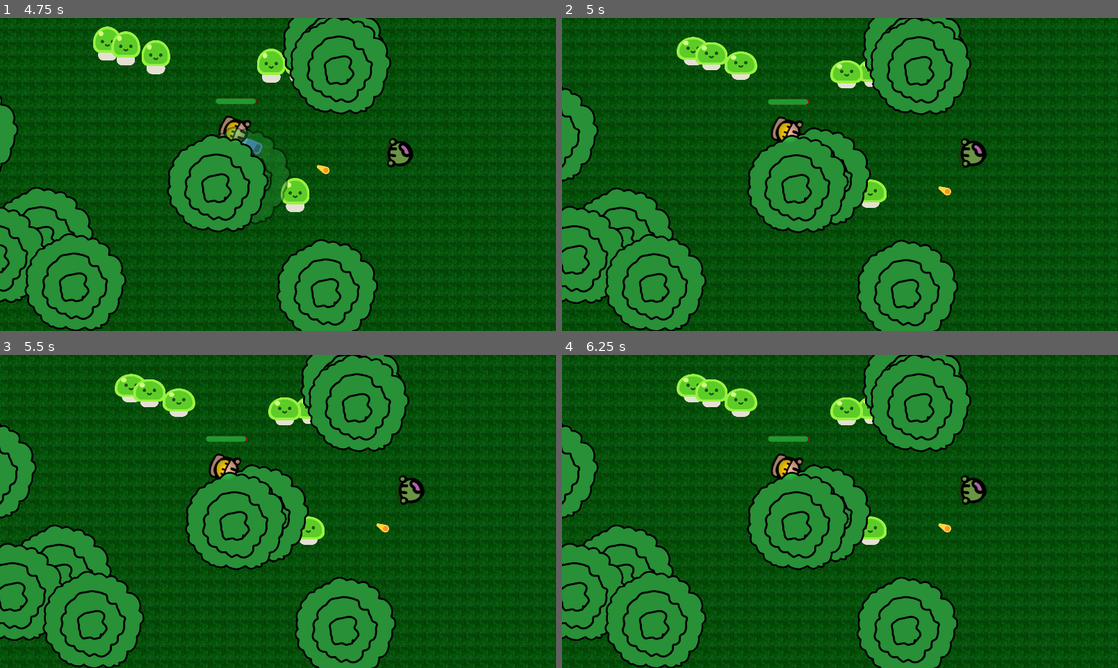
Above: before the commit, frames 1-4 (two rows, left to right).
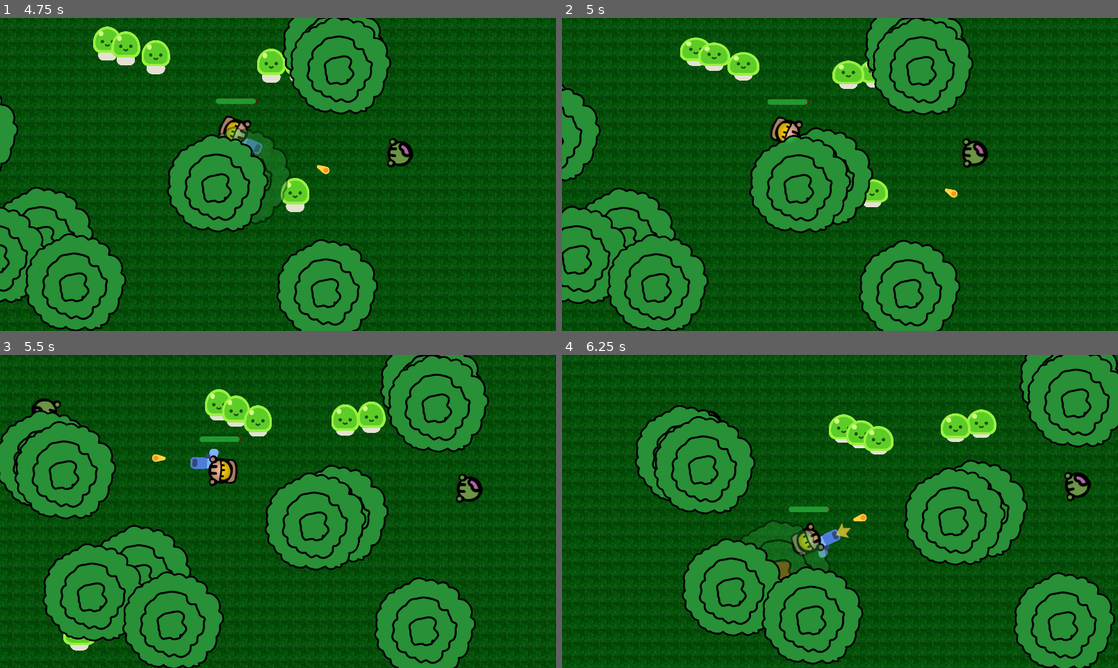
Above: after the commit, the same moments.

Repository: onegm/ZombieBasher
Game: Godot game, scene res://game.tscn
Two runs of this game, one before a commit and one after it. Both use one fixed random seed, a clock stepped at 60 frames per second and the inputs below.
Inputs (mouse positions are in pixels of both pictures, inside the frame that each line leads up to):
- Up to frame 1 (4.75 s): click (172, 174) at 0.5 s; move the mouse to (400, 158) at 1.27 s; hold D (move_right) 1.28-2.03 s; move the mouse to (166, 190) at 2.02 s; hold S (move_down) 2.03-2.78 s; move the mouse to (333, 105) at 2.77 s; hold D (move_right) 2.78-3.53 s; move the mouse to (250, 237) at 3.52 s; hold W (move_up) 3.53-4.28 s; move the mouse to (444, 221) at 4.27 s; hold A (move_left) from 4.28 s (still down)
- Up to frame 2 (5 s): keep holding A (move_left); tap Escape (pause) at 4.9 s
- Up to frame 3 (5.5 s): keep holding A (move_left); move the mouse to (111, 464) at 5.02 s
- Up to frame 4 (6.25 s): move the mouse to (867, 511) at 5.77 s; release A (move_left) at 5.78 s; hold S (move_down) from 5.78 s (still down)

Frame 1 is identical in both runs. In frame 2, 9.7% of the frame differs, in the area x 0-100%, y 0-100%; in frame 3, 46%; in frame 4, 59%.
Error before the commit: Attempt to call function 'set_visible' in base 'null instance' on a null instance. (res://game.gd:30)

Commit message:
pause menu snafu

Diff:
--- a/game.gd
+++ b/game.gd
@@ -24,7 +24,7 @@
 	get_tree().set_pause(false)
 	get_tree().change_scene_to_packed(home_scene)
 
-func _input(event):
+func _input(_event):
 	if Input.is_action_just_pressed("pause"):
 		get_tree().set_pause(true)
 		$PauseMenu.set_visible(true)
--- a/game.tscn
+++ b/game.tscn
@@ -7,6 +7,7 @@
 [ext_resource type="PackedScene" uid="uid://blqc7kyuoi1m5" path="res://util/enemy_spawner/enemy_spawner.tscn" id="4_drkt5"]
 [ext_resource type="PackedScene" uid="uid://brfd7g3ffffmi" path="res://levels/level1.tscn" id="6_6ak2d"]
 [ext_resource type="PackedScene" uid="uid://cl626nm5y26kd" path="res://ui/weapon_menu/weapon_selection.tscn" id="7_87gbj"]
+[ext_resource type="PackedScene" uid="uid://dlkc78xoq35qr" path="res://ui/pause_menu/pause_menu.tscn" id="8_26b47"]
 
 [sub_resource type="GDScript" id="GDScript_ujlla"]
 script/source = "extends Enemy
@@ -114,3 +115,6 @@
 
 [node name="WeaponSelection" parent="." node_paths=PackedStringArray("player") instance=ExtResource("7_87gbj")]
 player = NodePath("../Player")
+
+[node name="PauseMenu" parent="." instance=ExtResource("8_26b47")]
+visible = false
--- a/ui/pause_menu/pause_menu.gd
+++ b/ui/pause_menu/pause_menu.gd
@@ -1,18 +1,19 @@
-extends Control
-
-@onready
-var home_scene : PackedScene = preload("res://ui/start_menu/start_menu.tscn")
+extends CanvasLayer
 
 func _ready():
-	$ResumeButton.pressed.connect(on_resume_button_pressed)
-	$HomeButton.pressed.connect(on_home_button_pressed)
+	$Control/ResumeButton.pressed.connect(on_resume_button_pressed)
+	$Control/HomeButton.pressed.connect(on_home_button_pressed)
 
 func on_resume_button_pressed():
 	get_tree().set_pause(false)
+	set_visible(false)
 
 func _input(event):
-	if Input.is_action_just_pressed("pause"):
+	if event.is_action("pause") and visible == true:
 		on_resume_button_pressed()
+		get_tree().set_pause(false)
 
 func on_home_button_pressed():
+	var home_scene = load("res://ui/start_menu/start_menu.tscn")
+	get_tree().set_pause(false)
 	get_tree().change_scene_to_packed(home_scene)
--- a/ui/pause_menu/pause_menu.tscn
+++ b/ui/pause_menu/pause_menu.tscn
@@ -2,7 +2,11 @@
 
 [ext_resource type="Script" path="res://ui/pause_menu/pause_menu.gd" id="1_orqcw"]
 
-[node name="PauseMenu" type="Control"]
+[node name="PauseMenu" type="CanvasLayer"]
+process_mode = 3
+script = ExtResource("1_orqcw")
+
+[node name="Control" type="Control" parent="."]
 process_mode = 3
 layout_mode = 3
 anchors_preset = 15
@@ -10,9 +14,8 @@
 anchor_bottom = 1.0
 grow_horizontal = 2
 grow_vertical = 2
-script = ExtResource("1_orqcw")
 
-[node name="ColorRect" type="ColorRect" parent="."]
+[node name="ColorRect" type="ColorRect" parent="Control"]
 layout_mode = 1
 anchors_preset = 15
 anchor_right = 1.0
@@ -21,7 +24,7 @@
 grow_vertical = 2
 color = Color(0, 0, 0, 0.45098)
 
-[node name="ResumeButton" type="Button" parent="."]
+[node name="ResumeButton" type="Button" parent="Control"]
 layout_mode = 1
 anchors_preset = 8
 anchor_left = 0.5
@@ -37,7 +40,7 @@
 theme_override_font_sizes/font_size = 66
 text = "RESUME"
 
-[node name="HomeButton" type="Button" parent="."]
+[node name="HomeButton" type="Button" parent="Control"]
 layout_mode = 1
 anchors_preset = 8
 anchor_left = 0.5
--- a/ui/start_menu/start_menu.gd
+++ b/ui/start_menu/start_menu.gd
@@ -1,16 +1,13 @@
 extends Control
-
-@onready
-var start_scene : PackedScene = preload("res://game.tscn")
-@onready
-var credits_scene : PackedScene = preload("res://ui/credits/credits_page.tscn")
 
 func _ready():
 	$StartButton.pressed.connect(on_start_button_pressed)
 	$CreditsButton.pressed.connect(on_credits_button_pressed)
 
 func on_start_button_pressed():
+	var start_scene : PackedScene = load("res://game.tscn")
 	get_tree().change_scene_to_packed(start_scene)
 
 func on_credits_button_pressed():
+	var credits_scene : PackedScene = load("res://ui/credits/credits_page.tscn")
 	get_tree().change_scene_to_packed(credits_scene)
Not shown: 1 places in game.tscn that only renumber resources
